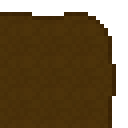
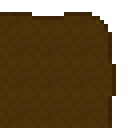
Revision of a layered w=128, h=128 image; what changed, layer by layer:
painted on "Background" over <box>88,12,112,36</box>
